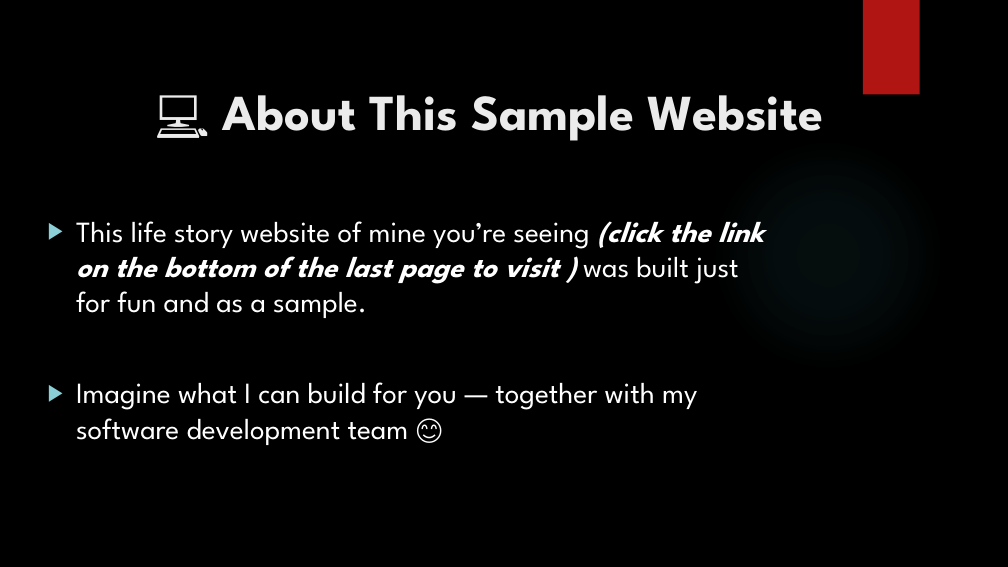
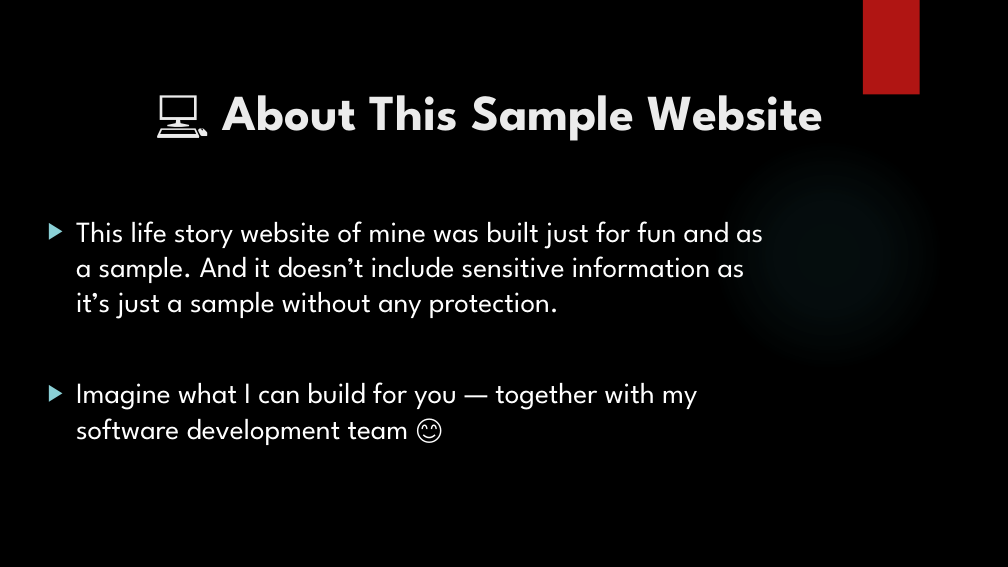
Before and after one commit to Eugene-Mbayire/Eugene_Mbayire_story, a slide deck: slide 4 of documentation/🌍Eugene_life_story_website_sample.pptx. Drawn at 1008x567 pixels with LibreOffice and Linux fonts; fonts in the diff are those of the drawing; background and template pictures are left out. Boxes give left, top, right and bottom in pixels: in the first picture for what was removed or moved away, otherwise in the second. Text is boxed around its words. In the diff, an @@ line names an element or a change of style, - is before the commit and + after.

```diff
--- a/documentation/🌍Eugene_life_story_website_sample.pptx
+++ b/documentation/🌍Eugene_life_story_website_sample.pptx
@@ text at bbox=[76, 221, 763, 319]: text changed @@
-▶ This life story website of mine you’re seeing (click the link on the bottom of the last page to visit ) was built just for fun and as a sample.
+▶ This life story website of mine was built just for fun and as a sample. And it doesn’t include sensitive information as it’s just a sample without any protection.
```
Also in this commit, not shown: 3 other slides changed, 1 other file.
